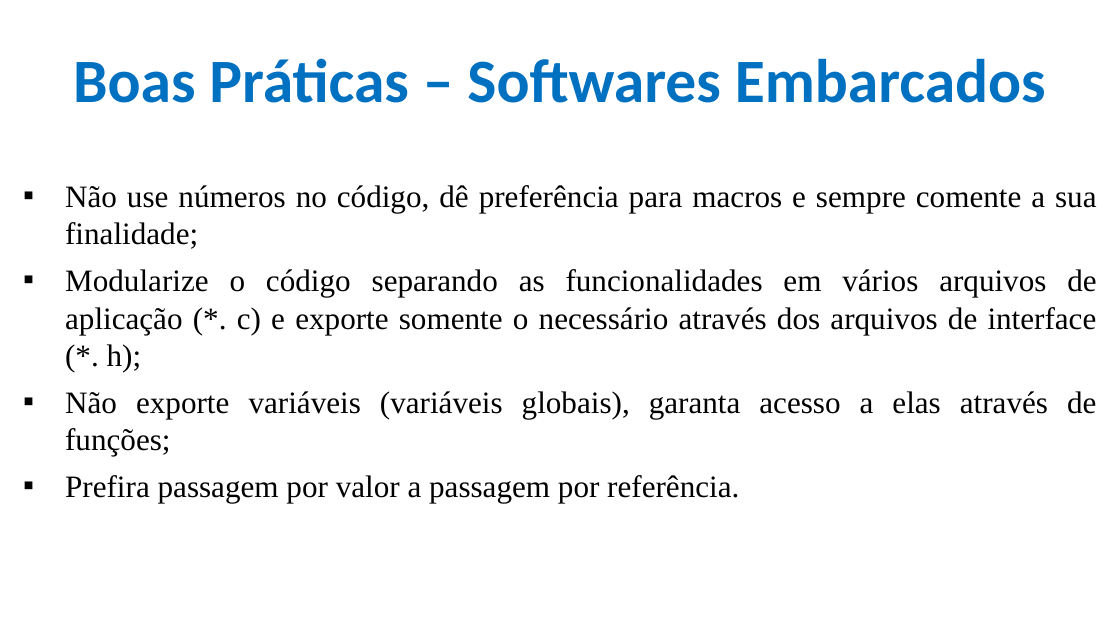
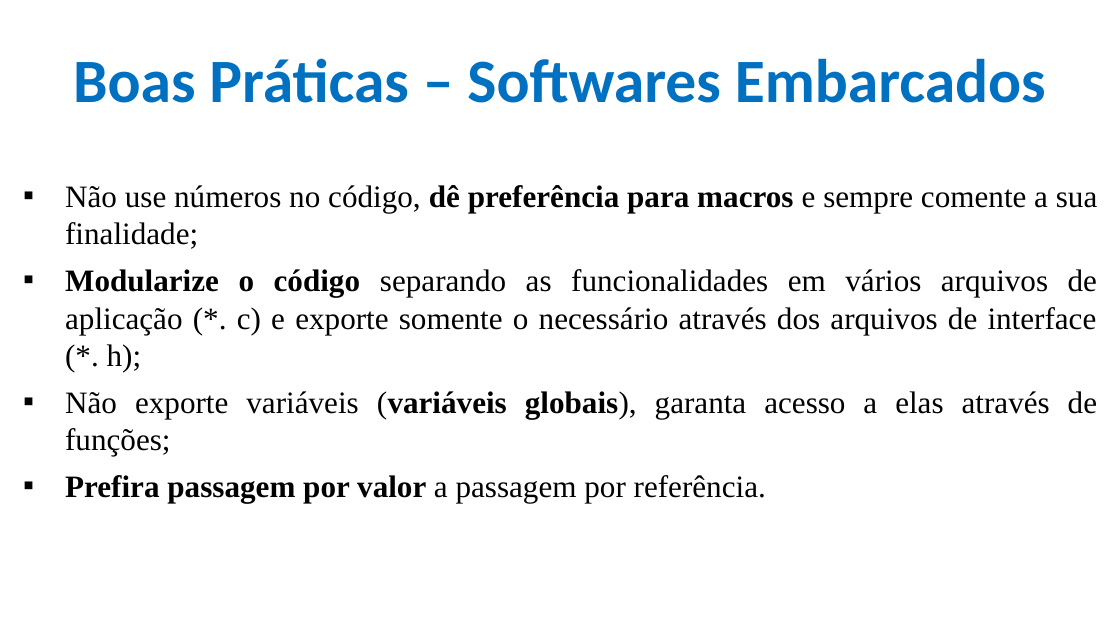
Before and after one commit to CloudEducationBrazil/WydenArea1ProgramacaoMicrocontroladores, a slide deck: slide 7 of 01 Classes/Aula 10 - Programação Microcontroladores - Projetos com Microcontroladores Boas Práticas e Wifi.pptx. Drawn at 1120x630 pixels with LibreOffice and Linux fonts; fonts in the diff are those of the drawing; background and template pictures are left out. Boxes give left, top, right and bottom in pixels: in the first picture for what was removed or moved away, otherwise in the second. Text is boxed around its words. In the diff, an @@ line names an element or a change of style, - is before the commit and + after.

```diff
--- a/01 Classes/Aula 10 - Programação Microcontroladores - Projetos com Microcontroladores Boas Práticas e Wifi.pptx
+++ b/01 Classes/Aula 10 - Programação Microcontroladores - Projetos com Microcontroladores Boas Práticas e Wifi.pptx
@@ text "Não use números no código, ..." at <box>65,185,1097,502</box>: bold on in "dê preferência para macros", "Modularize o código", "(variáveis globais),", "Prefira passagem por valor" @@
```
Also in this commit, not shown: 5 other slides changed, 1 other file.
